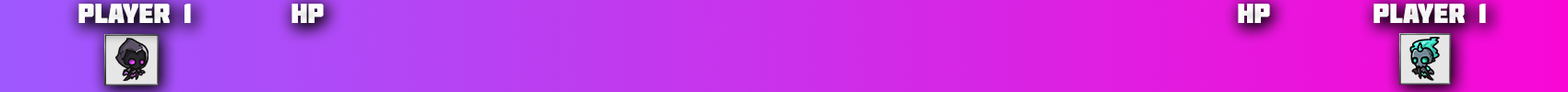
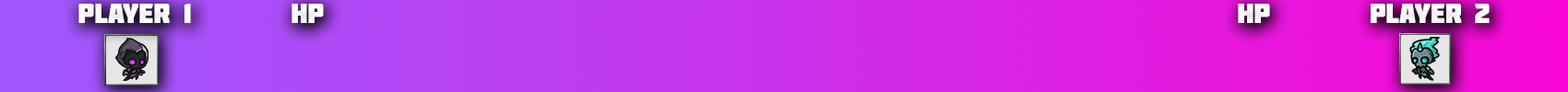
Layers edited between the first and the second 1568px x 92px image:
renamed "player 1 копия" to "player 2", painted on it over [1370, 3, 1490, 24]
